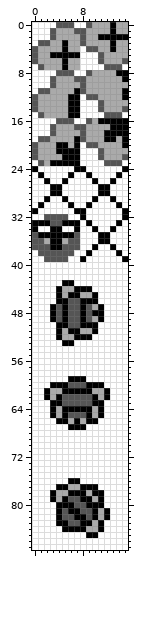
Edited in one commit: sprite sheet (gfx/battle_anims/objects3.png). The picture above was drawn from the file before the commit.
The file is 16x88 pixels.
New version:
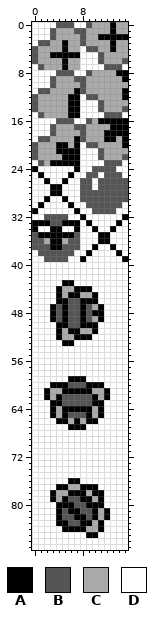
Palette (. is transparent): A #000000  B #555555  C #aaaaaa  D #ffffff
Diff:
y 24: x 8 A -> D; x 10..13 DDDD -> BBBB; x 15 A -> D
y 25: x 9..10 AD -> BB; x 12..14 DDA -> BBB
y 26: x 8..15 DDADDADD -> BBDBBBBB
y 27: x 8..9 DD -> BB; x 11..15 AADDD -> BBBBB
y 28: x 8..15 DDDAADDD -> BBBBBBBB
y 29: x 8..15 DDADDADD -> BBBBBBBB
y 30: x 9..14 ADDDDA -> BBBBBB
y 31: x 8 A -> D; x 10..13 DDDD -> BBBB; x 15 A -> D
Where, in picture pixels (left, top, right, bottom), the same in both pictures:
changed: (80, 166, 128, 214)
